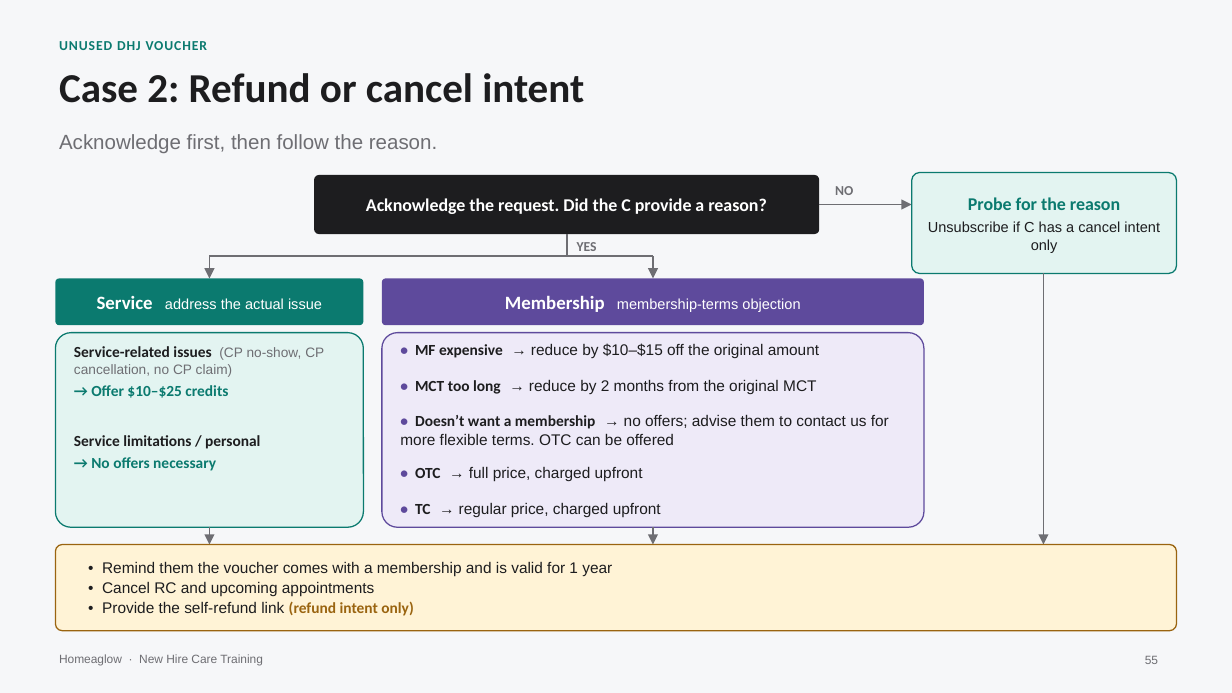
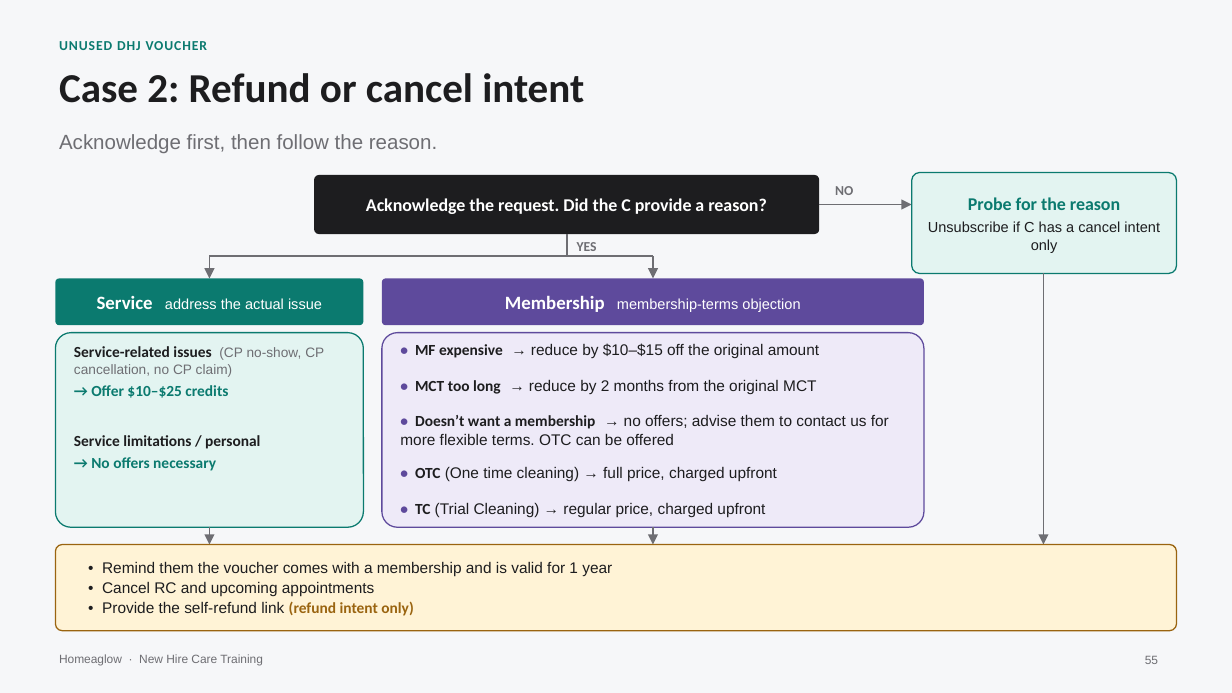
Before and after one commit to anjulimichelle/training, a slide deck: slide 55 of retention-membership-cancellation/retention-membership-cancellation.pptx. Drawn at 1232x693 pixels with LibreOffice and Linux fonts; fonts in the diff are those of the drawing. Boxes give left, top, right and bottom in pixels: in the first picture for what was removed or moved away, otherwise in the second. Text is boxed around its words. In the diff, an @@ line names an element or a change of style, - is before the commit and + after.

```diff
--- a/retention-membership-cancellation/retention-membership-cancellation.pptx
+++ b/retention-membership-cancellation/retention-membership-cancellation.pptx
@@ text at (415, 466, 777, 482): text changed @@
-• OTC → full price, charged upfront
+• OTC (One time cleaning) → full price, charged upfront
@@ text at (415, 502, 765, 517): text changed @@
-• TC → regular price, charged upfront
+• TC (Trial Cleaning) → regular price, charged upfront
```
Also in this commit, not shown: 1 slide added, 1 slide removed, 1 other file.
